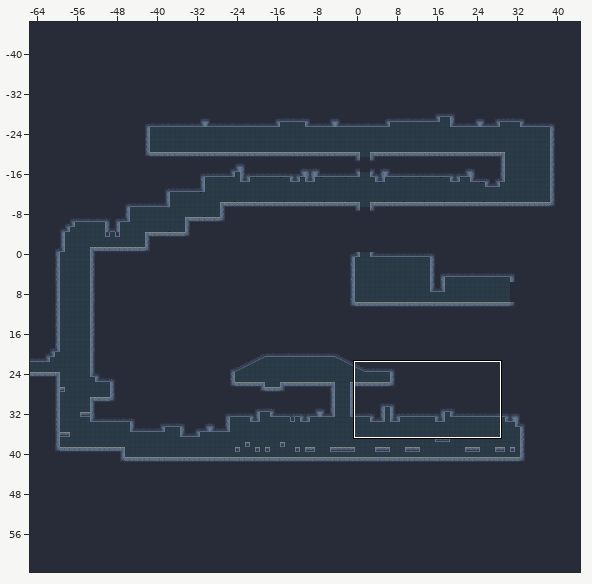
One commit to this Tiled map: Assets/SuperTiled2Unity/Import/TileMapLevel2.tmx. Above: a wide view before the commit, with the close-up outlined.
Close-up. Old version:
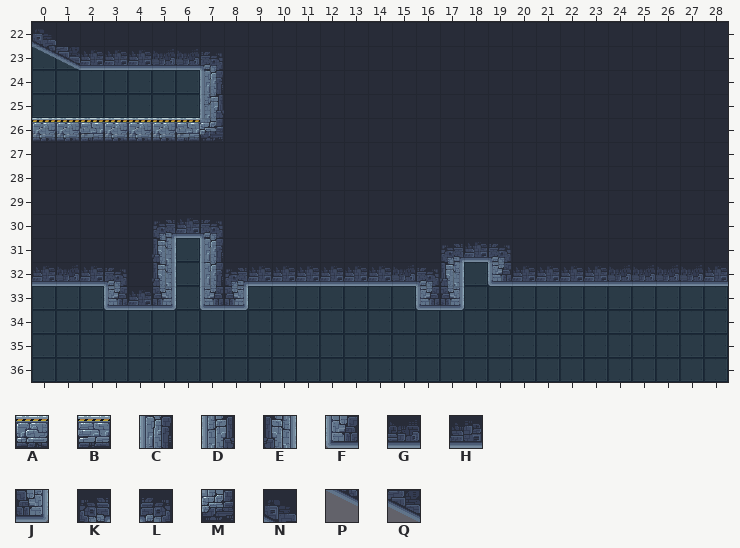
Cells are 32x32 px. Shown: x 0..28, y 22..36. The commit also changed other parts of the map, which this record leaves out.
Key: from "level_tileset": A 1, B 2, C 9, D 18, E 21, F 27, G 28, H 29, J 30, K 31, L 32, M 41, N 56, P 65, Q 66.
_ is an empty cell.
Layers that did not change in this view are not listed.
Layer "Level" before, first column x 0:
22 N____________________________
23 PQHHHGGL_____________________
24 _______C_____________________
25 _______D_____________________
26 AABAAABM_____________________
27 _____________________________
28 _____________________________
29 _____________________________
30 _____KHL_____________________
31 _____E_C_________KHL_________
32 HGHL_E_CKHHHHHHGLE_FHHHHGGGGH
33 ___FHJ_FJ_______FJ___________
34 _____________________________
35 _____________________________
36 _____________________________
After the commit:
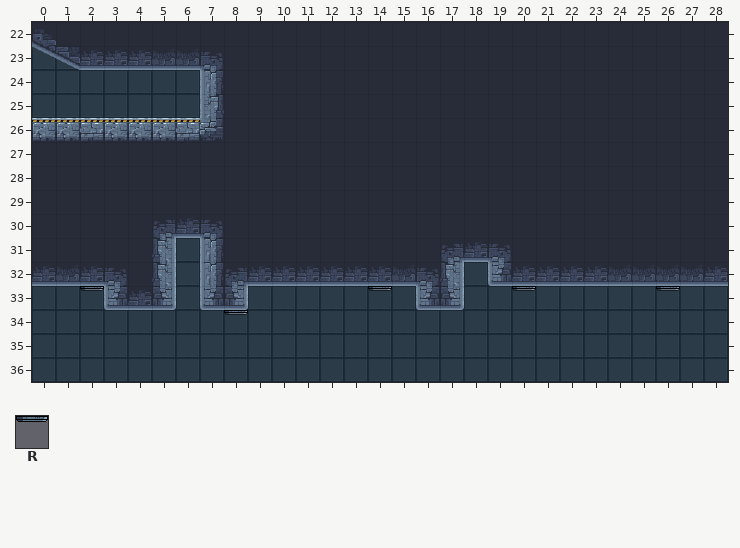
Further tiles: from "level_tileset": R 58 turned 180.
The exact change:
Layer "Level":
y 33: x 2 _ -> R; x 14 _ -> R; x 20 _ -> R; x 26 _ -> R
y 34: x 8 _ -> R
Changed places in both close-ups, as pixel boxes (x1, y1, x2, y2):
added: (80, 286, 104, 291)
added: (368, 286, 392, 291)
added: (512, 286, 536, 291)
added: (656, 286, 680, 291)
added: (224, 310, 248, 315)
